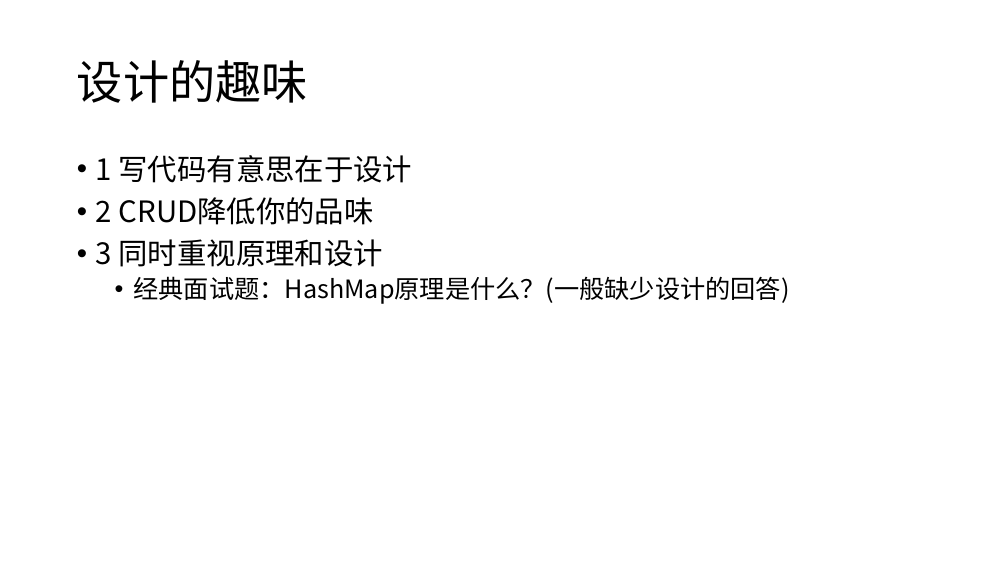
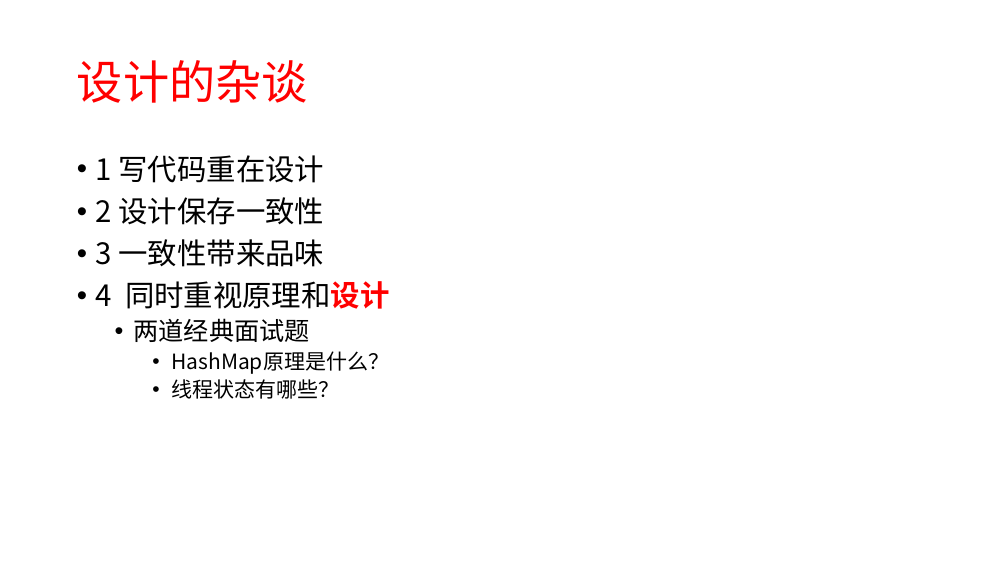
Before and after one commit to xiaozhiliaoo/my-slides, a slide deck: slide 34 of prepare/从crud, pattern, ooad到ddd-软件设计启示.pptx (slide 28 before the commit). Drawn at 1008x567 pixels with LibreOffice and Linux fonts; fonts in the diff are those of the drawing. Boxes give left, top, right and bottom in pixels: in the first picture for what was removed or moved away, otherwise in the second. Text is boxed around its words. In the diff, an @@ line names an element or a change of style, - is before the commit and + after.

```diff
--- a/prepare/从crud, pattern, ooad到ddd-软件设计启示.pptx
+++ b/prepare/从crud, pattern, ooad到ddd-软件设计启示.pptx
@@ title at <box>77,60,308,103</box>: text changed; text colour #000000 to #FF0000 @@
-设计的趣味
+设计的杂谈
@@ text at <box>96,155,389,399</box>: text changed @@
-• 1 写代码有意思在于设计
-• 2 CRUD降低你的品味
-• 3 同时重视原理和设计
-  • 经典面试题：HashMap原理是什么？(一般缺少设计的回答)
+• 1 写代码重在设计
+• 2 设计保存一致性
+• 3 一致性带来品味
+• 4 同时重视原理和设计
+  • 两道经典面试题
+    • HashMap原理是什么？
+    • 线程状态有哪些？
```
Also in this commit, not shown: 27 other slides changed, 7 slides added, 1 slide removed, 9 other files.
